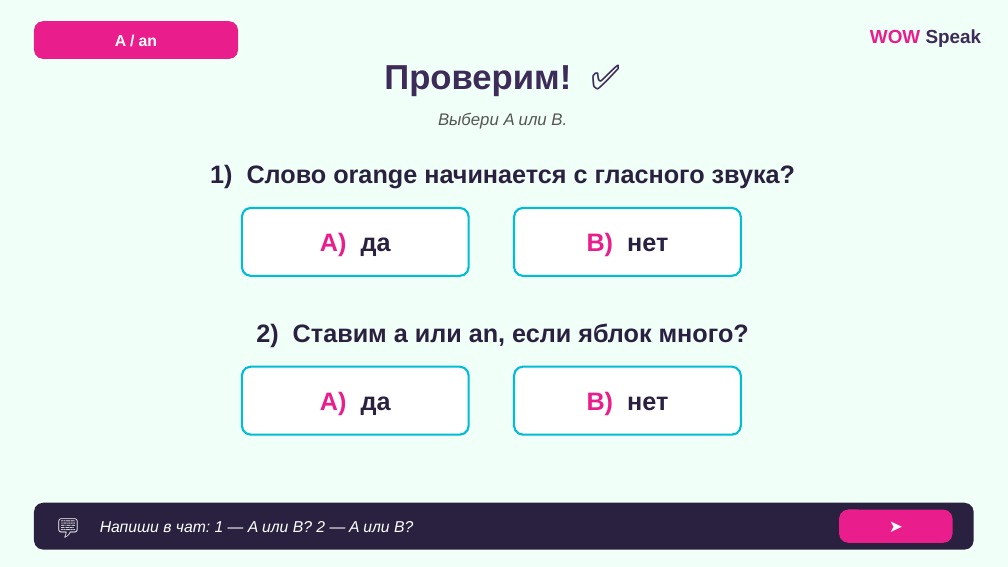
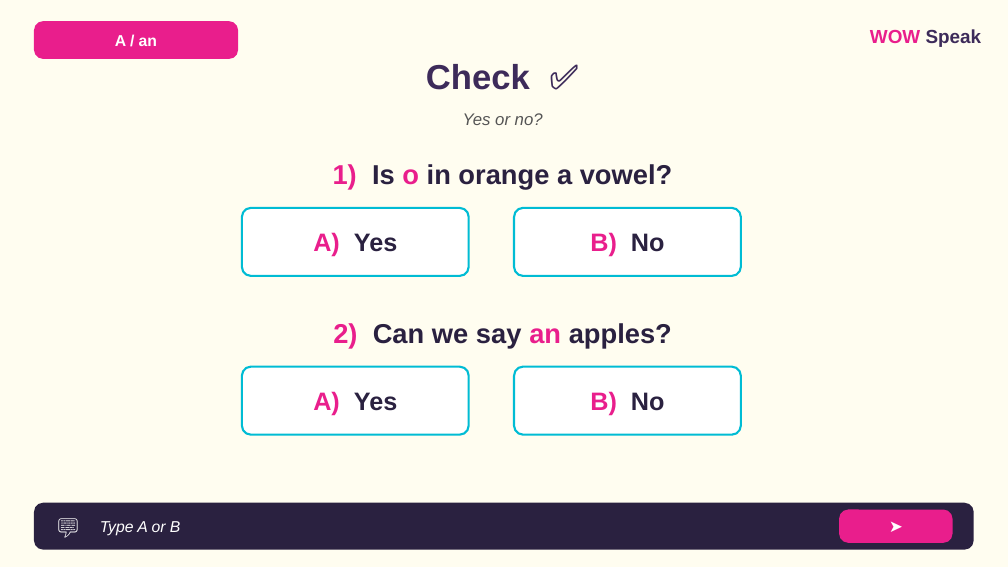
Before and after one commit to wowspeakschool-lang/classroom, a slide deck: slide 11 of vebinary/03.12_A-an/7-9/WOW_Speak_A_An_Food_7-9_LESSON.pptx (slide 10 before the commit). Drawn at 1008x567 pixels with LibreOffice and Linux fonts; fonts in the diff are those of the drawing. Boxes give left, top, right and bottom in pixels: in the first picture for what was removed or moved away, otherwise in the second. Text is boxed around its words. In the diff, an @@ line names an element or a change of style, - is before the commit and + after.

```diff
--- a/vebinary/03.12_A-an/7-9/WOW_Speak_A_An_Food_7-9_LESSON.pptx
+++ b/vebinary/03.12_A-an/7-9/WOW_Speak_A_An_Food_7-9_LESSON.pptx
@@ background #F0FFF7 to #FFFDF0 @@
@@ text at bbox=[426, 64, 530, 90]: text changed @@
-Проверим! ✅
+Check ✅
@@ text at bbox=[463, 113, 543, 125]: text changed @@
-Выбери A или B.
+Yes or no?
@@ text at bbox=[333, 164, 672, 189]: text changed; size 24 to 26 pt @@
-1) Слово orange начинается с гласного звука?
+1) Is o in orange a vowel?
@@ text in rounded rectangle at bbox=[313, 232, 397, 257]: text changed; text colour #E91E8C to #2A2140 @@
-A) да
+A) Yes
@@ text in rounded rectangle at bbox=[590, 232, 665, 257]: text changed; text colour #2A2140 to #E91E8C @@
-B) нет
+B) No
@@ text at bbox=[333, 323, 672, 348]: text changed; size 24 to 26 pt @@
-2) Ставим a или an, если яблок много?
+2) Can we say an apples?
@@ text in rounded rectangle at bbox=[313, 391, 397, 416]: text changed; text colour #E91E8C to #2A2140 @@
-A) да
+A) Yes
@@ text in rounded rectangle at bbox=[590, 391, 665, 416]: text changed; text colour #2A2140 to #E91E8C @@
-B) нет
+B) No
@@ text at bbox=[100, 521, 180, 536]: text changed @@
-Напиши в чат: 1 — A или B? 2 — A или B?
+Type A or B
```
Also in this commit, not shown: 19 other slides changed, 4 slides added, 3 slides removed, 9 other files.
